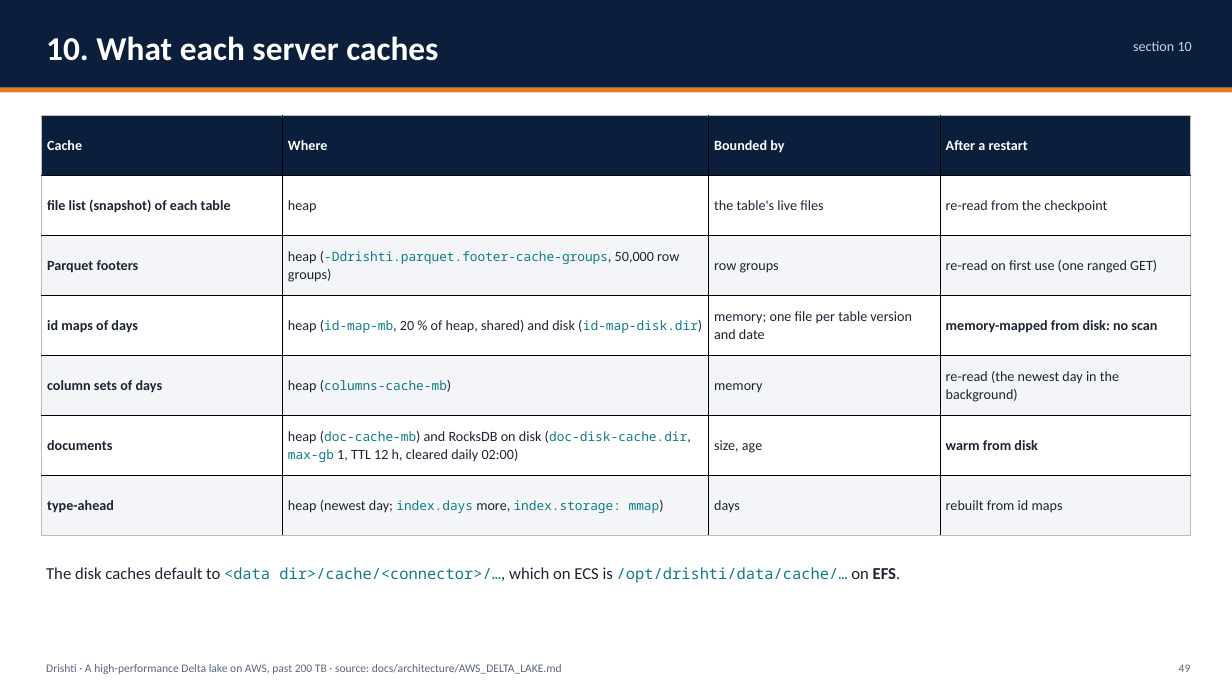
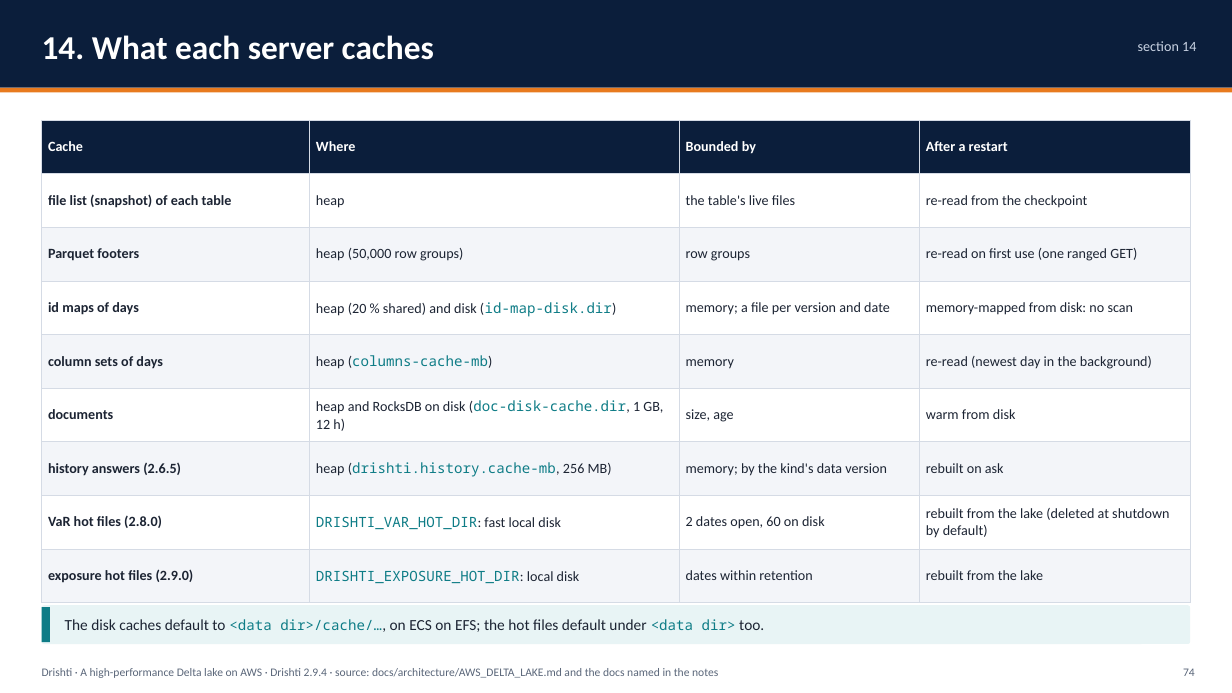
Before and after one commit to ajsinha/drishti, a slide deck: slide 74 of docs/publications/Drishti-AWS-Delta-Lake.pptx (slide 49 before the commit). Drawn at 1232x693 pixels with LibreOffice and Linux fonts; fonts in the diff are those of the drawing. Boxes give left, top, right and bottom in pixels: in the first picture for what was removed or moved away, otherwise in the second. Text is boxed around its words. In the diff, an @@ line names an element or a change of style, - is before the commit and + after.

Commit message:
The Design and Evidence deck (72 slides, was 48) and the AWS Delta Lake deck (103 slides, was 72) rewritten for 2.9.4: what 2.6.5 to 2.9.4 added, the evidence recounted (4,761 Java tests, the drill, benchmarks), the risk lake, JSON Lines, S3, bank scale, Delta or Iceberg above storage, each item built, designed or proposed; PDFs beside them

```diff
--- a/docs/publications/Drishti-AWS-Delta-Lake.pptx
+++ b/docs/publications/Drishti-AWS-Delta-Lake.pptx
@@ text at [42, 35, 434, 60]: text changed @@
-10. What each server caches
+14. What each server caches
@@ text at [1138, 41, 1196, 51]: text changed @@
-section 10
+section 14
@@ table at [42, 120, 1190, 603] @@
-row 3: Parquet footers | heap (-Ddrishti.parquet.footer-cache-groups, 50,000 row groups) | row groups | re-read on first use (one ranged GET)
-row 4: id maps of days | heap (id-map-mb, 20 % of heap, shared) and disk (id-map-disk.dir) | memory; one file per table version and date | memory-mapped from disk: no scan
-row 5: column sets of days | heap (columns-cache-mb) | memory | re-read (the newest day in the background)
-row 6: documents | heap (doc-cache-mb) and RocksDB on disk (doc-disk-cache.dir, max-gb 1, TTL 12 h, cleared daily 02:00) | size, age | warm from disk
-row 7: type-ahead | heap (newest day; index.days more, index.storage: mmap) | days | rebuilt from id maps
+row 3: Parquet footers | heap (50,000 row groups) | row groups | re-read on first use (one ranged GET)
+row 4: id maps of days | heap (20 % shared) and disk (id-map-disk.dir) | memory; a file per version and date | memory-mapped from disk: no scan
+row 5: column sets of days | heap (columns-cache-mb) | memory | re-read (newest day in the background)
+row 6: documents | heap and RocksDB on disk (doc-disk-cache.dir, 1 GB, 12 h) | size, age | warm from disk
+row 7: history answers (2.6.5) | heap (drishti.history.cache-mb, 256 MB) | memory; by the kind's data version | rebuilt on ask
+row 8: VaR hot files (2.8.0) | DRISHTI_VAR_HOT_DIR: fast local disk | 2 dates open, 60 on disk | rebuilt from the lake (deleted at shutdown by default)
+row 9: exposure hot files (2.9.0) | DRISHTI_EXPOSURE_HOT_DIR: local disk | dates within retention | rebuilt from the lake
@@ table: place and size @@
-table at [42, 116, 1191, 536]
+table at [42, 120, 1190, 603]
@@ rounded rectangle added at [42, 605, 1190, 644], fill #E8F4F5 @@
@@ rectangle added at [42, 607, 50, 642], fill #0E7C86 @@
@@ vertical alignment top to middle in 3 elements at [42, 668, 718, 678], [1183, 668, 1195, 676], [65, 619, 764, 632] @@
@@ text at [65, 619, 764, 632]: text changed; font Noto Sans Mono to Calibri; text colour #0E7C86 to #1C2433 @@
-The disk caches default to <data dir>/cache/<connector>/…, which on ECS is /opt/drishti/data/cache/… on EFS.
+The disk caches default to <data dir>/cache/…, on ECS on EFS; the hot files default under <data dir> too.
@@ text at [42, 668, 718, 678]: text changed @@
-Drishti · A high-performance Delta lake on AWS, past 200 TB · source: docs/architecture/AWS_DELTA_LAKE.md
+Drishti · A high-performance Delta lake on AWS · Drishti 2.9.4 · source: docs/architecture/AWS_DELTA_LAKE.md and the docs named in the notes
@@ text at [1183, 668, 1195, 676]: text changed @@
-49
+74
```
Also in this commit, not shown: 67 other slides changed, 35 slides added, 4 slides removed, 3 other files.
